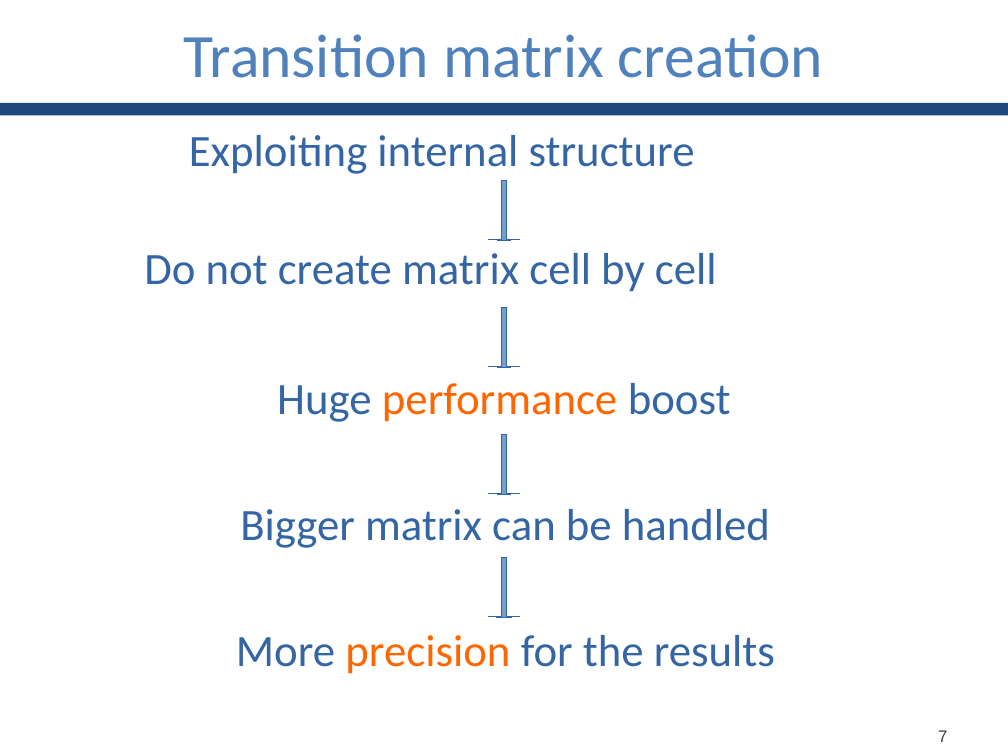
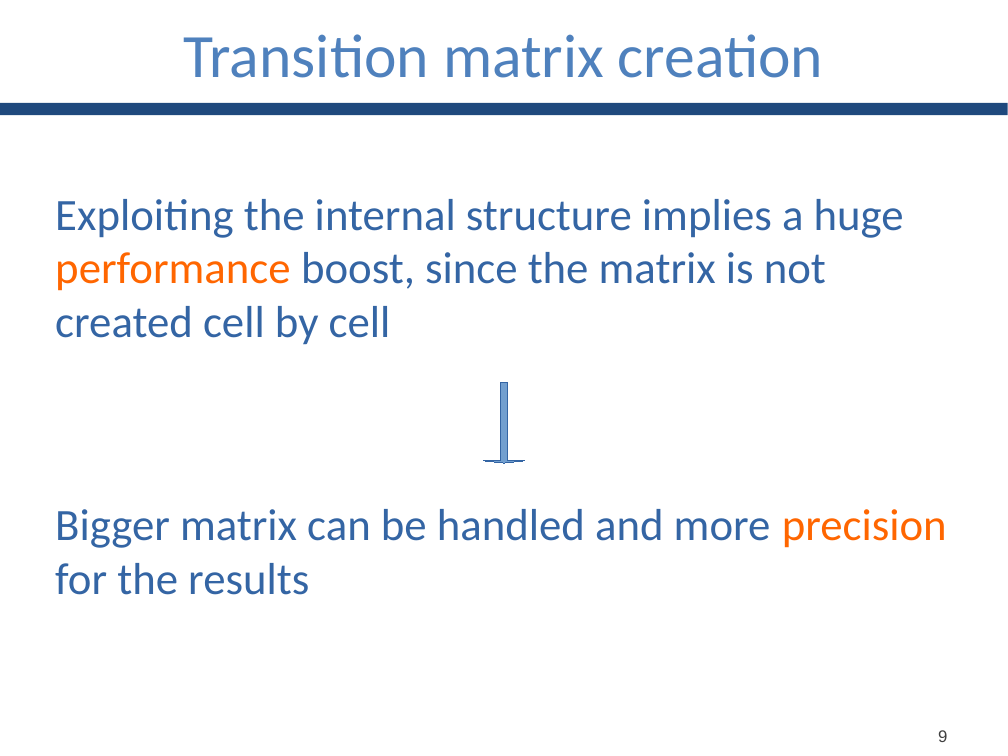
Before and after one commit to GianlucaBortoli/bachelorThesis, a slide deck: slide 10 of slides/slides.pptx (slide 8 before the commit). Drawn at 1008x756 pixels with LibreOffice and Linux fonts; fonts in the diff are those of the drawing. Boxes give left, top, right and bottom in pixels: in the first picture for what was removed or moved away, otherwise in the second. Text is boxed around its words. In the diff, an @@ line names an element or a change of style, - is before the commit and + after.

```diff
--- a/slides/slides.pptx
+++ b/slides/slides.pptx
@@ text removed at (189, 135, 695, 174) @@
-Exploiting internal structure
@@ text at (55, 199, 904, 345): text changed @@
-Do not create matrix cell by cell
+Exploiting the internal structure implies a huge performance boost, since the matrix is not created cell by cell
@@ down arrow removed at (489, 180, 519, 241) @@
@@ down arrow removed at (489, 307, 519, 368) @@
@@ text removed at (277, 383, 731, 422) @@
-Huge performance boost
@@ down arrow: place and size @@
-down arrow at (489, 434, 519, 495)
+down arrow at (484, 382, 524, 463)
@@ text at (55, 509, 947, 595): text changed @@
-More precision for the results
+Bigger matrix can be handled and more precision for the results
@@ text removed at (240, 509, 770, 548) @@
-Bigger matrix can be handled
@@ down arrow removed at (489, 557, 519, 618) @@
@@ text at (938, 730, 947, 742): text changed @@
-7
+9
```
Also in this commit, not shown: 5 other slides changed, 2 slides added.
